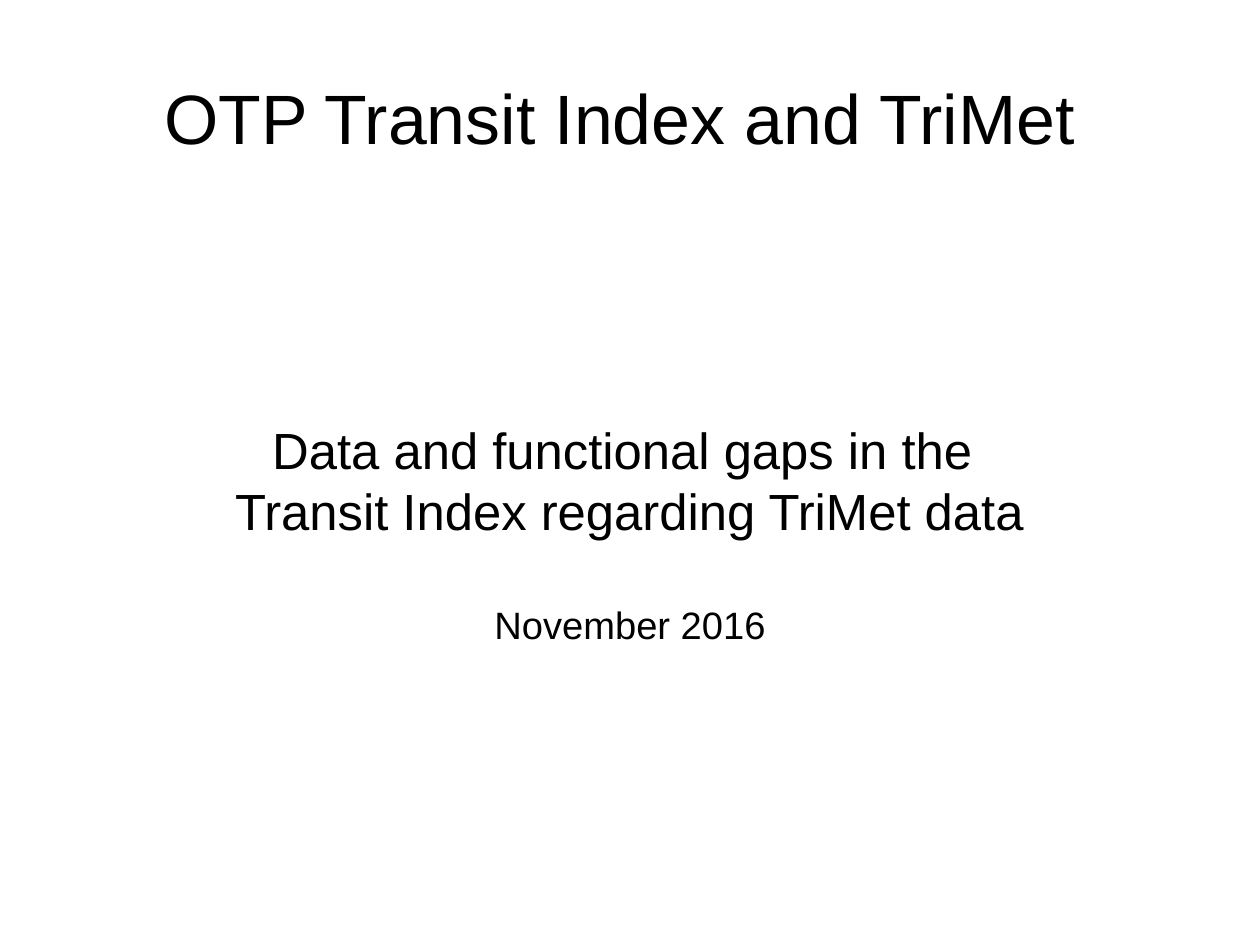
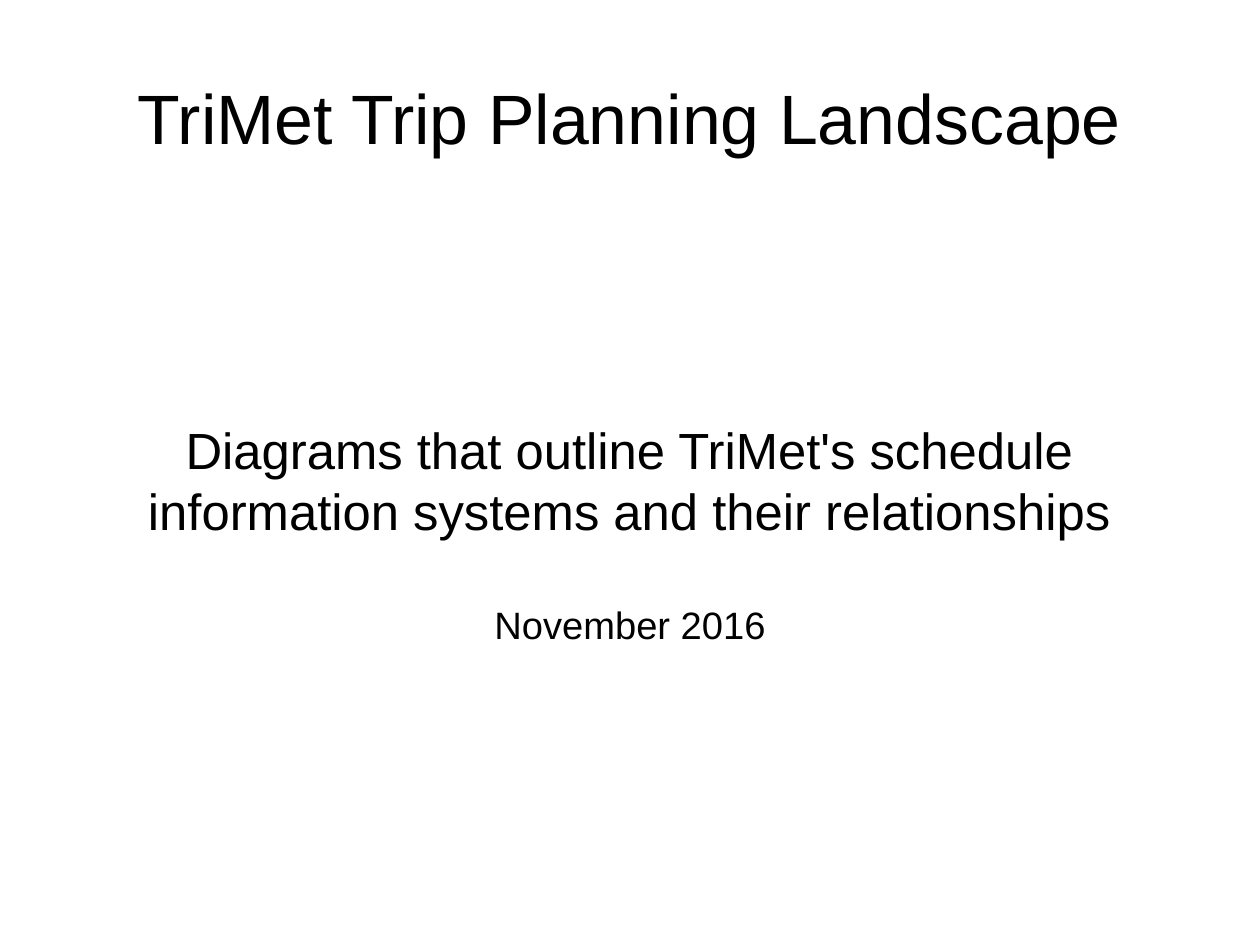
Before and after one commit to OpenTransitTools/loader, a slide deck: slide 1 of docs/trimet/TriMet Trip Planning Architecture.odp. Drawn at 1260x945 pixels with LibreOffice and Linux fonts; fonts in the diff are those of the drawing. Boxes give left, top, right and bottom in pixels: in the first picture for what was removed or moved away, otherwise in the second. Text is boxed around its words. In the diff, an @@ line names an element or a change of style, - is before the commit and + after.

```diff
--- a/docs/trimet/TriMet Trip Planning Architecture.odp
+++ b/docs/trimet/TriMet Trip Planning Architecture.odp
@@ title at <box>138,93,1121,157</box>: text changed @@
-OTP Transit Index and TriMet
+TriMet Trip Planning Landscape
@@ subtitle at <box>148,432,1110,540</box>: text changed @@
-Data and functional gaps in the
-Transit Index regarding TriMet data
+Diagrams that outline TriMet's schedule information systems and their relationships
```
Also in this commit, not shown: 1 slide added, 1 slide removed.
